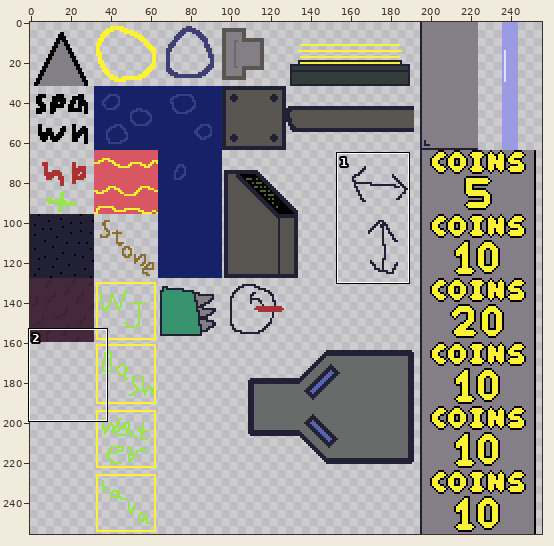
Two versions of one sprite sheet, web/public/assets/images/main_tiles.png. The first picture is a wide view before the edit; the outline marks the close-up.
Close-up. Before the edit:
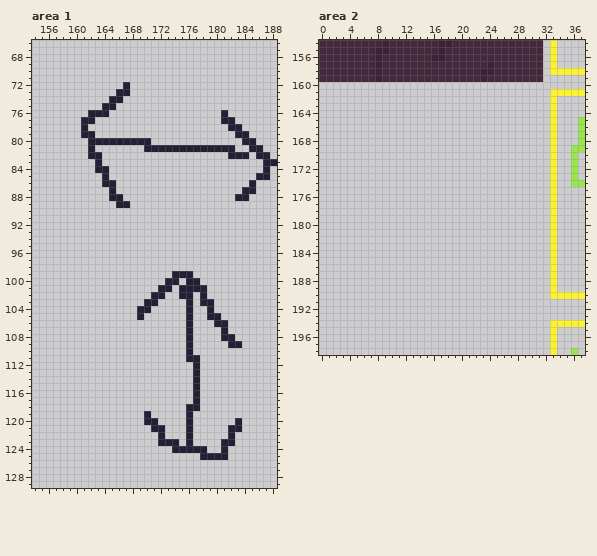
The file is 256x256 pixels. Shown: area 1: x 154..188, y 66..129; area 2: x 0..37, y 154..198.
After the commit:
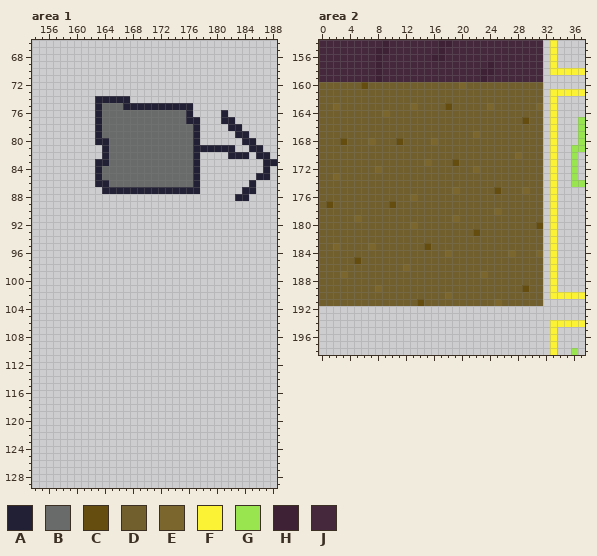
Palette (. is transparent): A #222034  B #696a6a  C #644d0e  D #715f2e  E #7b672d  F #fbf236  G #99e550  H #3e2135  J #45283c
Changes in this commit:
Changed rows in their new state; - is an unchanged pixel.
Area 1:
first column x 161:
 72 ------.----------
 73 -----..----------
 74 --AA--A----------
 75 --ABBBAAAAAAAAAA-
 76 -.-BBBBBBBBBBBBA-
 77 ..ABBBBBBBBBBBBAA
 78 .-ABBBBBBBBBBBBBA
 79 ..ABBBBBBBBBBBBBA
 80 -.--BBBBBBBBBBBBA
 81 -.-ABBBBBBBBBBBB-
 82 -..ABBBBBBBBBBBBA
 83 ---ABBBBBBBBBBBBA
 84 ---BBBBBBBBBBBBBA
 85 --ABBBBBBBBBBBBBA
 86 --A-BBBBBBBBBBBBA
 87 ---A-AAAAAAAAAAAA
 88 ----..-----------
 89 -----..----------
first column x 169:
 99 -----...-------
100 ----..-..------
101 ---..-....-----
102 --..--..-.-----
103 -..----.-..----
104 ..-----.--.----
105 .------.--..---
106 -------.---..--
107 -------.----.--
108 -------.----..-
109 -------.-----..
110 -------.-------
111 -------..------
112 --------.------
113 --------.------
114 --------.------
115 --------.------
116 --------.------
117 --------.------
118 -------..------
119 -.-----.-------
120 -..----.------.
121 --..---.-----..
122 ---.---.-----.-
123 ---...-.----..-
124 -----.....--.--
125 ---------....--
Area 2:
first column x 0:
160 DDDDDDCDDDDDDDDDDDDDEDDDDDDDDDDD
161 DDDDDDDDDDDDDDDDDDDDDDDDDDDDDDDD
162 DDDDDDDDDDDDDDDDDDDDDDDDDDDDDDDD
163 DDEDDDDDDDDDDEDDDDCDDDDDEDDDDDDE
164 DDDDDDDDDEDDDDDDDDDDDDDDDDDDDDDD
165 DDDDDDDDDDDDDDDDDDDDDDDDDDDDDCDD
166 DDDDDDDDDDDDDDDDDDDDDDDDDDDDDDDD
167 DDDDDDDDDDDDDDDDDDDDDDEDDDDDDDDD
168 DDDCDDDEDDDCDDDDEDDDDDDDDDDDDDDD
169 DDDDDDDDDDDDDDDDDDDDDDDDDDDDDDDD
170 DDDDDDDDDDDDDDDDDDDDDDDDDDDDEDDD
171 DDDDDDDDDDDDDDDEDDDCDDDDDDDDDDDD
172 DDDDDDDDEDDDDDDDDDDDDDEDDDDDDDDD
173 DDEDDDDDDDDDDDDDDDDDDDDDDDDDDDDD
174 DDDDDDDDDDDDDDDDDDDDDDDDDDDDDDDD
175 DDDDDDDDDDDDDDDDDDDEDDDDDCDDDEDD
176 DDDDDDDDDDDDDEDDDDDDDDDDDDDDDDDD
177 DCDDDDDDDDCDDDDDDDDDDDDDDDDDDDDD
178 DDDDDDDDDDDDDDDDDDDDDDDDDEDDDDDD
179 DDDDDEDDDDDDDDDDDDDEDDDDDDDDDDDD
180 DDDDDDDDDDDDDEDDDDDDDDDDDDDDDDDC
181 DDDDDDDDDDDDDDDDDDDDDDCDDDDDDDDD
182 DDDDDDDDDDDDDDDDDDDDDDDDDDDDDDDD
183 DDEDDDDEDDDDDDDCDDDDDDDDDDDDDDDD
184 DDDDDDDDDDDDDDDDDDEDDDDDDDDEDDDE
185 DDDDDCDDDDDDDDDDDDDDDDDDDDDDDDDD
186 DDDDDDDDDDDDEDDDDDDDDDDDDDDDDDDD
187 DDDEDDDDDDDDDDDDDDDDDDDEDDDDDDDD
188 DDDDDDDDDDDDDDDDDDDDDDDDDDDDDDDD
189 DDDDDDDDEDDDDDDDDDDDDDDDDDDDDCDD
190 DDDDDDDDDDDDDDDDDDEDDDDDDDDDDDDD
191 DDDDDDDDDDDDDDCDDDDDDDDDDEDDDDDD
Boxes around the changes in both close-ups, in picture pixels (x1, y1, x2, y2):
changed: (81, 82, 200, 208)
erased: (137, 271, 242, 460)
added: (319, 82, 543, 306)
